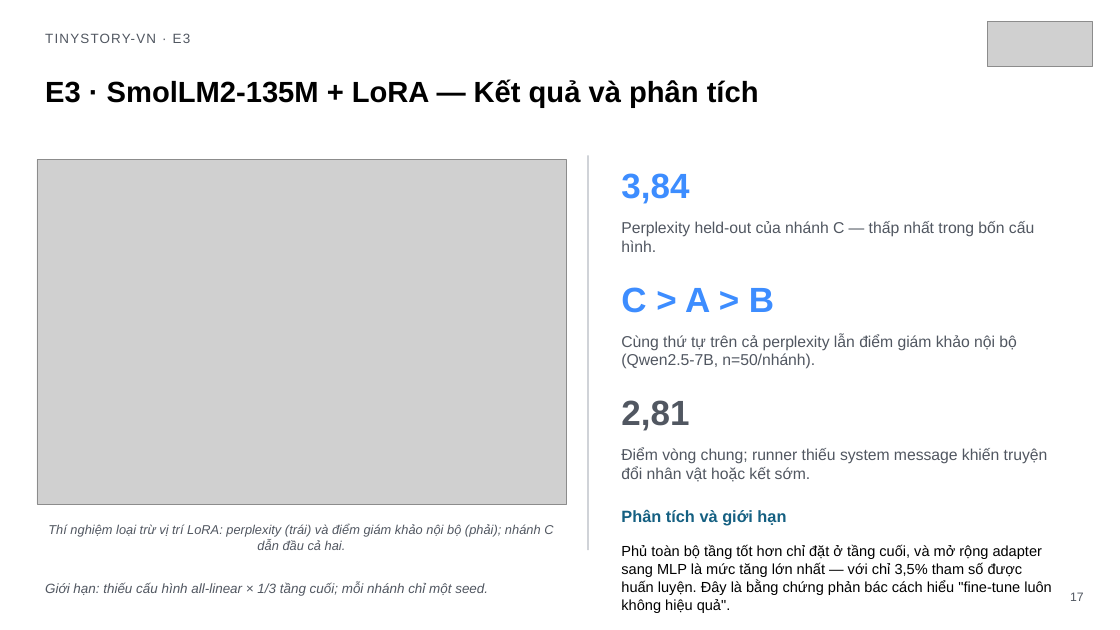
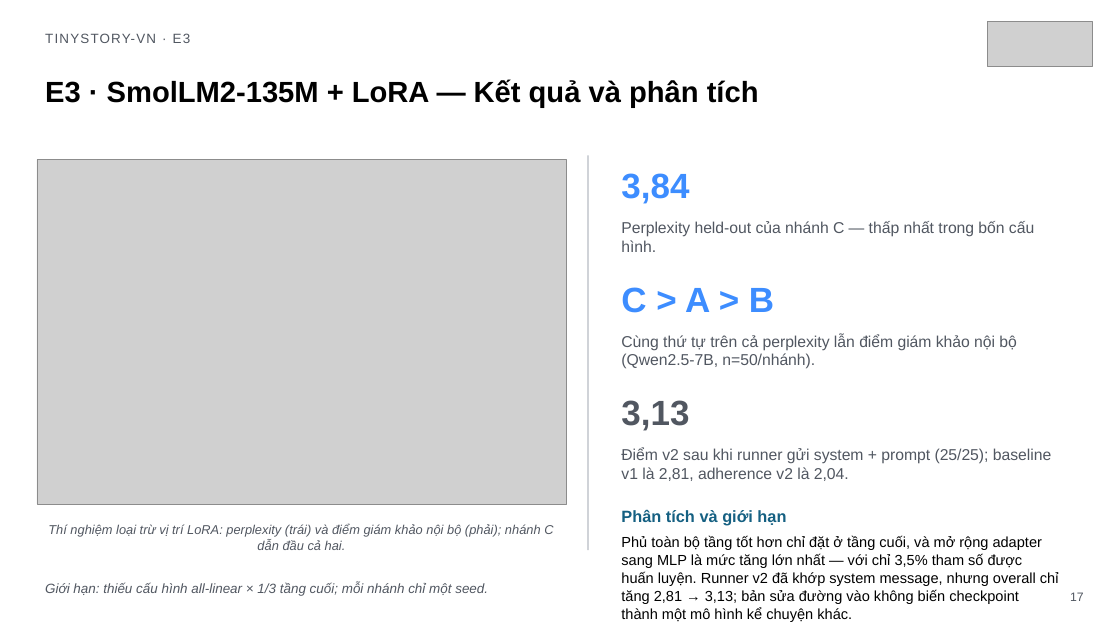
Before and after one commit to tungd/tinystory-vn, a slide deck: slide 17 of output/presentation/tinystory-vn-summary.pptx. Drawn at 1120x630 pixels with LibreOffice and Linux fonts; fonts in the diff are those of the drawing; grey boxes stand for pictures. Boxes give left, top, right and bottom in pixels: in the first picture for what was removed or moved away, otherwise in the second. Text is boxed around its words. In the diff, an @@ line names an element or a change of style, - is before the commit and + after.

Commit message:
fix: align runners and publish v2 results

```diff
--- a/output/presentation/tinystory-vn-summary.pptx
+++ b/output/presentation/tinystory-vn-summary.pptx
@@ text at [621,400,689,431]: text changed @@
-2,81
+3,13
@@ text at [621,448,1051,481]: text changed @@
-Điểm vòng chung; runner thiếu system message khiến truyện đổi nhân vật hoặc kết sớm.
+Điểm v2 sau khi runner gửi system + prompt (25/25); baseline v1 là 2,81, adherence v2 là 2,04.
@@ text at [621,535,1059,622]: text changed @@
-Phủ toàn bộ tầng tốt hơn chỉ đặt ở tầng cuối, và mở rộng adapter sang MLP là mức tăng lớn nhất — với chỉ 3,5% tham số được huấn luyện. Đây là bằng chứng phản bác cách hiểu "fine-tune luôn không hiệu quả".
+Phủ toàn bộ tầng tốt hơn chỉ đặt ở tầng cuối, và mở rộng adapter sang MLP là mức tăng lớn nhất — với chỉ 3,5% tham số được huấn luyện. Runner v2 đã khớp system message, nhưng overall chỉ tăng 2,81 → 3,13; bản sửa đường vào không biến checkpoint thành một mô hình kể chuyện khác.
```
Also in this commit, not shown: 4 other slides changed, 52 other files.
